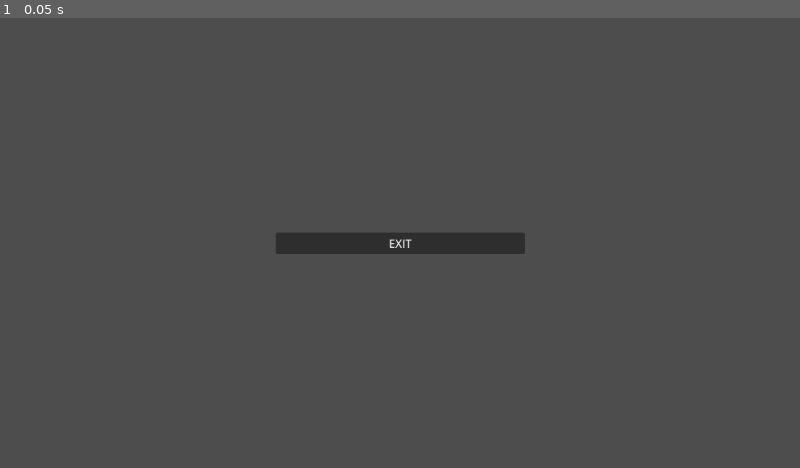
Above: before the commit, frame 1.
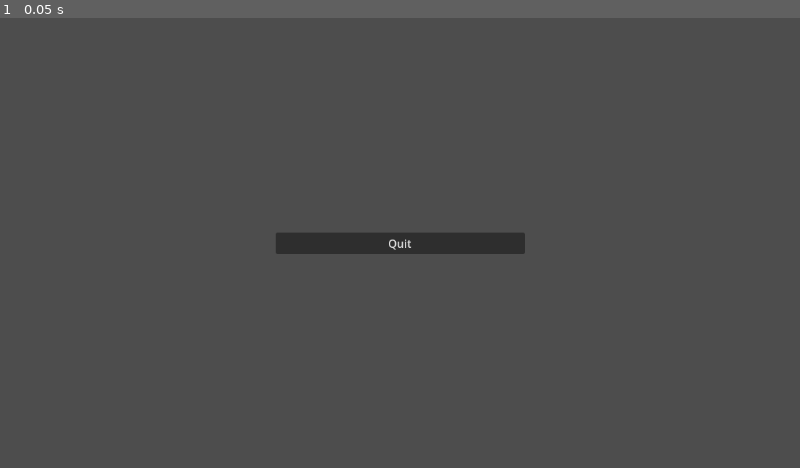
Above: after the commit, the same moment.

Repository: annemarietannengrund/quickstart_godot4.4
Game: Godot game, scene res://Scenes/Main/main.tscn
The game is run twice, just before and just after one commit, with the same random seed, the same clock (stepped at 60 frames per second) and the same inputs.
Inputs:
- Up to frame 1 (0.05 s): no input

The runs differ from the first frame. In frame 1, less than 0.1% of the frame differs, in the area x 48-52%, y 49-52%.

Commit message:
Added Translations

Diff:
--- a/Scenes/Main/main.gd
+++ b/Scenes/Main/main.gd
@@ -5,6 +5,7 @@
 @export var scenes_scene: PackedScene
 
 func _ready():
+	TranslationServer.set_locale('en')
 	register_scene(_gev(Scene.MAIN_MENU), main_menu)
 	register_scene(_gev(Scene.SCENES), scenes_scene)
 	connect_signal(SignalBus.change_scene, change_scene)
--- a/Scenes/Main/main.tscn
+++ b/Scenes/Main/main.tscn
@@ -25,3 +25,6 @@
 grow_vertical = 2
 script = ExtResource("2_2w1kt")
 metadata/_custom_type_script = "uid://di341opsdlvel"
+
+[node name="MainMenuScene" parent="Content" instance=ExtResource("3_qw60k")]
+layout_mode = 1
--- a/Scenes/MainMenu/main_menu_scene.gd
+++ b/Scenes/MainMenu/main_menu_scene.gd
@@ -1,16 +1,16 @@
 class_name MainMenuScene extends BasicControl
 
-@onready var exit: Button = %EXIT
+@onready var quit: Button = %QUIT
 
 func _ready():
 	connection_map = [
-		[exit.pressed, exit_game]
+		[quit.pressed, quit_game]
 	]
 	connect_signals()
 	# or
 	#connect_signal()
 
-func exit_game():
+func quit_game():
 	get_tree().quit()
 
 func _process(_delta):
--- a/Scenes/MainMenu/main_menu_scene.tscn
+++ b/Scenes/MainMenu/main_menu_scene.tscn
@@ -25,7 +25,7 @@
 grow_horizontal = 2
 grow_vertical = 2
 
-[node name="EXIT" type="Button" parent="VBoxContainer"]
+[node name="QUIT" type="Button" parent="VBoxContainer"]
 unique_name_in_owner = true
 layout_mode = 2
-text = "EXIT"
+text = "QUIT"
--- /dev/null
+++ b/Translations/translations.csv
@@ -0,0 +1,2 @@
+key,en,de
+QUIT,Quit,Beenden
--- a/project.godot
+++ b/project.godot
@@ -29,3 +29,7 @@
 [gui]
 
 theme/custom="uid://fgjsoj684m7u"
+
+[internationalization]
+
+locale/translations=PackedStringArray("res://Translations/translations.de.translation", "res://Translations/translations.en.translation")
Not shown, added: Translations/translations.csv.import
Binary file added: Translations/translations.de.translation
Binary file added: Translations/translations.en.translation
Binary file added: static/project_localiszation_translation.png
